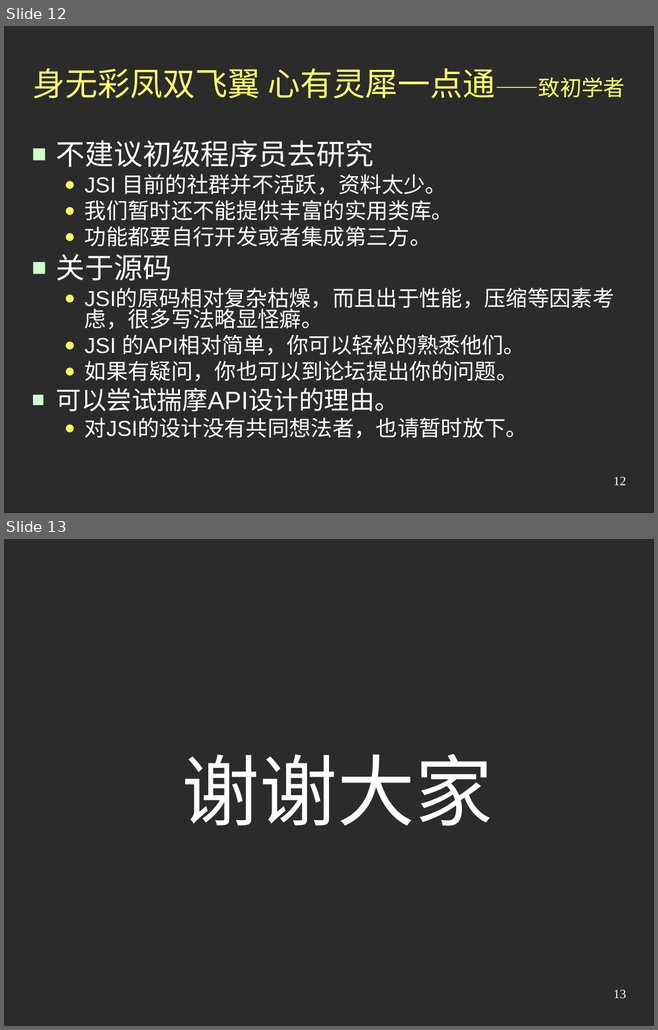
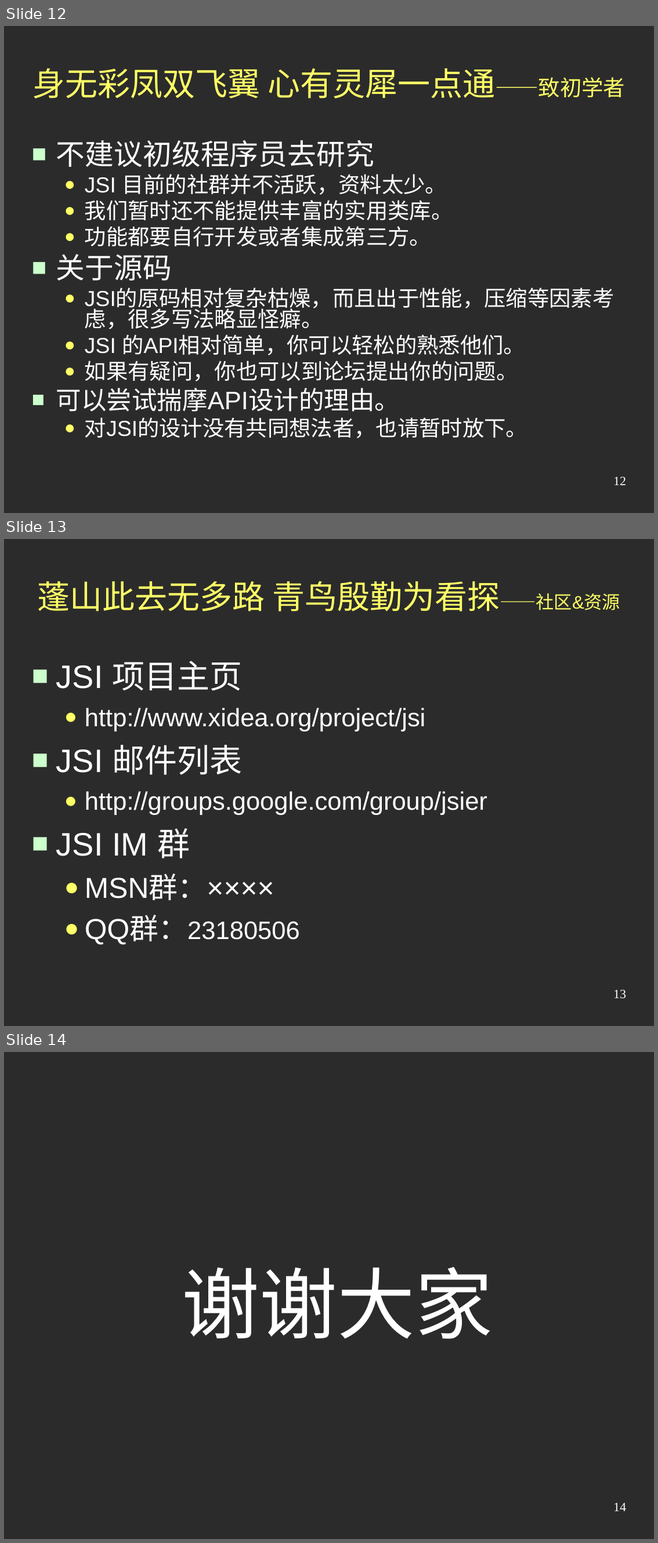
Before and after one commit to austgl/jsi, a slide deck: JSI2/web/doc/Preview2.ppt. Shown one above the other, each under a label of ours: slides 12 and 13 before the commit, slides 12, 13 and 14 after it. The pictures are 658x1030 and 658x1543 pixels, drawn with LibreOffice and Linux fonts; fonts in the diff are those of the drawing; background and template pictures are left out; a plain dark background stands for a picture behind light text. Boxes give left, top, right and bottom in pixels: in the first picture for what was removed or moved away, otherwise in the second. Text is boxed around its words. In the diff, an @@ line names an element or a change of style, - is before the commit and + after.

```diff
--- a/JSI2/web/doc/Preview2.ppt
+++ b/JSI2/web/doc/Preview2.ppt
@@ slide 13 added at bbox=[4, 539, 654, 1026], background picture (left out) @@
@@ title added at bbox=[38, 581, 620, 611], 36 pt, text #FFFF66 @@
+蓬山此去无多路 青鸟殷勤为看探——社区&资源
@@ text added at bbox=[56, 661, 487, 945], 28 pt, text #FFFFFF @@
+■ JSI 项目主页
+  ● http://www.xidea.org/project/jsi
+■ JSI 邮件列表
+  ● http://groups.google.com/group/jsier
+■ JSI IM 群
+  ● MSN群：××××
+  ● QQ群：23180506
@@ page number added at bbox=[613, 990, 626, 998], 14 pt, text #FFFFFF @@
+13
@@ what was slide 13 is now slide 14 @@
@@ page number at bbox=[613, 1503, 626, 1511]: text changed @@
-13
+14
```
Also in this commit, not shown: 2 slides changed.
